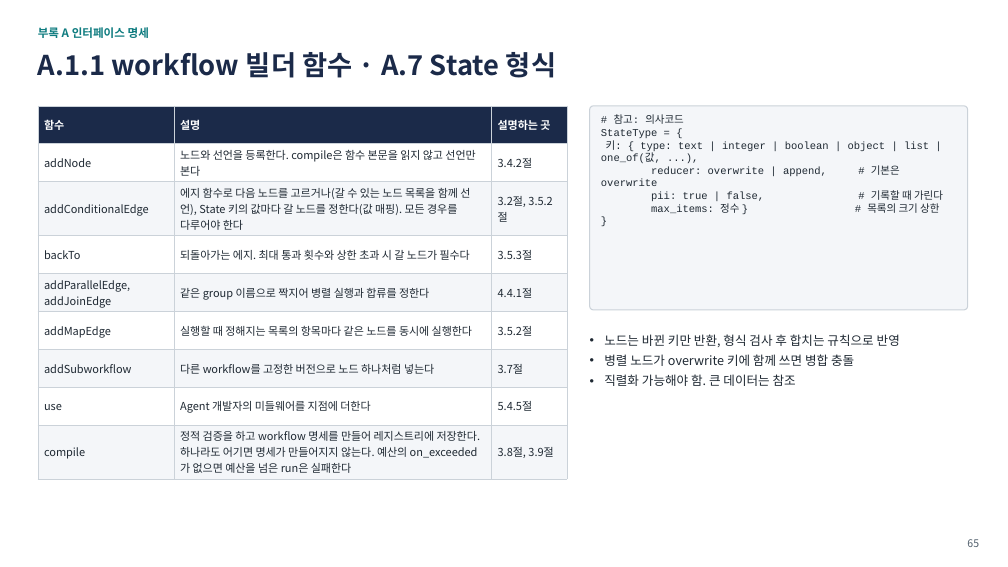
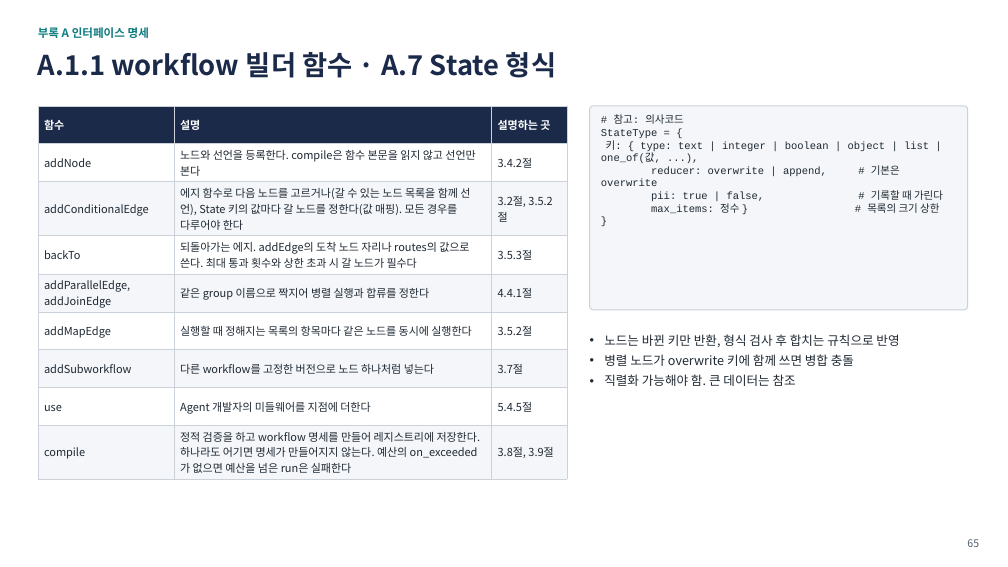
Before and after one commit to iwindfree/windfree-blog, a slide deck: slide 65 of public/files/ai-agent-workflow-framework/AI_Agent_Workflow_Framework_Summary.pptx. Drawn at 1008x567 pixels with LibreOffice and Linux fonts; fonts in the diff are those of the drawing. Boxes give left, top, right and bottom in pixels: in the first picture for what was removed or moved away, otherwise in the second. Text is boxed around its words. In the diff, an @@ line names an element or a change of style, - is before the commit and + after.

```diff
--- a/public/files/ai-agent-workflow-framework/AI_Agent_Workflow_Framework_Summary.pptx
+++ b/public/files/ai-agent-workflow-framework/AI_Agent_Workflow_Framework_Summary.pptx
@@ table at (x1=38, y1=106, x2=567, y2=477) @@
-row 4, column 2: 되돌아가는 에지. 최대 통과 횟수와 상한 초과 시 갈 노드가 필수다
+row 4, column 2: 되돌아가는 에지. addEdge의 도착 노드 자리나 routes의 값으로 쓴다. 최대 통과 횟수와 상한 초과 시 갈 노드가 필수다
```
Also in this commit, not shown: 1 other slide changed, 1 other file.
